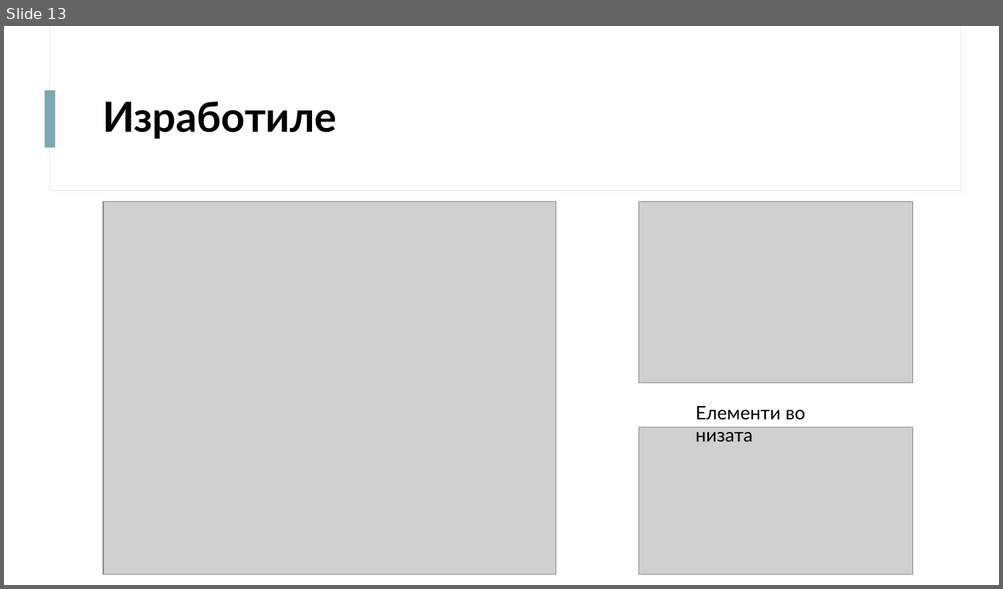
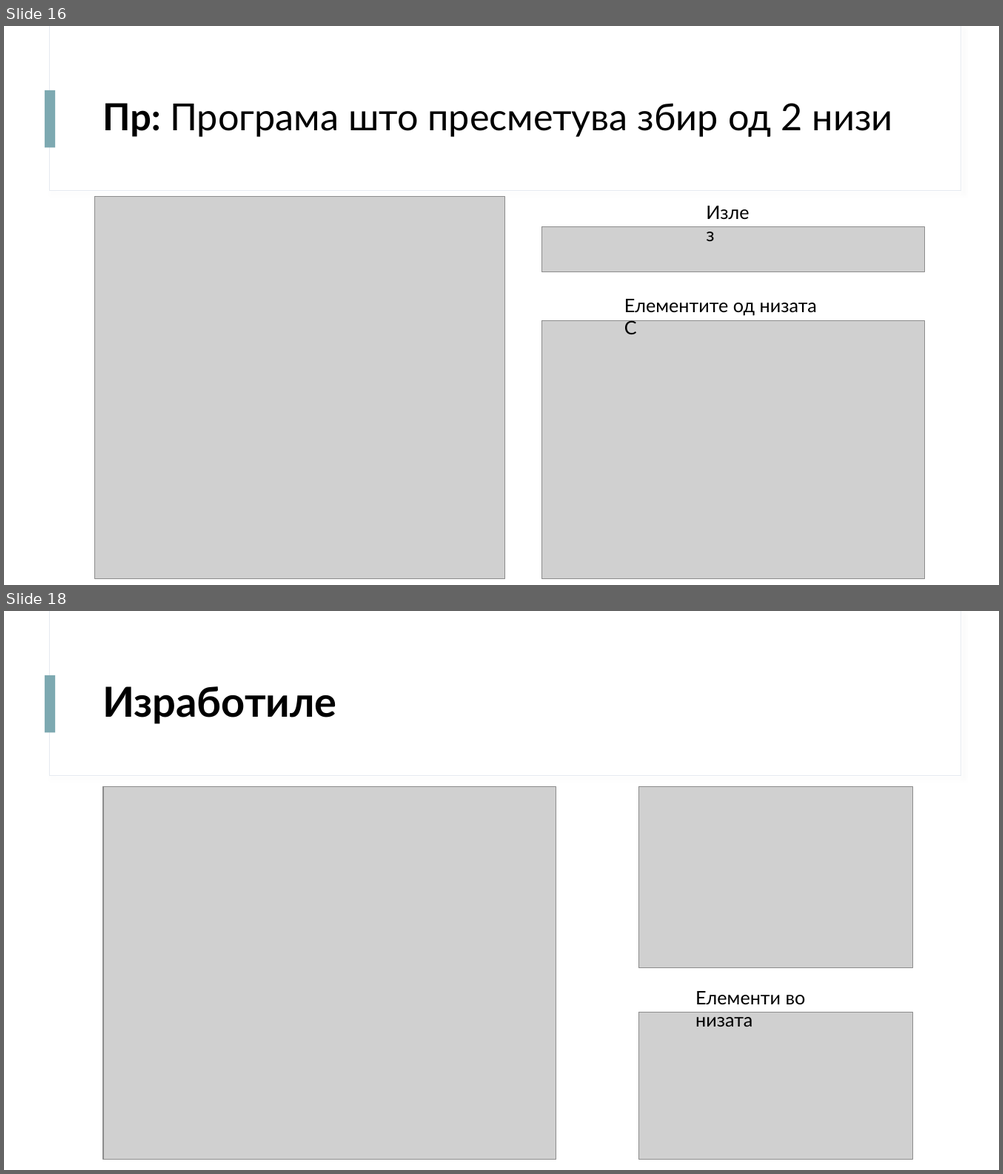
Before and after one commit to davidanastasov/Programski, a slide deck: Nizi/Prezentacija/Nizi.pptx. Shown one above the other, each under a label of ours: slide 13 before the commit, slides 16 and 18 after it; the slides between them are not shown. The pictures are 1003x589 and 1003x1174 pixels, drawn with LibreOffice and Linux fonts; fonts in the diff are those of the drawing; grey boxes stand for pictures. Boxes give left, top, right and bottom in pixels: in the first picture for what was removed or moved away, otherwise in the second. Text is boxed around its words. In the diff, an @@ line names an element or a change of style, - is before the commit and + after.

```diff
--- a/Nizi/Prezentacija/Nizi.pptx
+++ b/Nizi/Prezentacija/Nizi.pptx
@@ slide 16 added at <box>4,26,999,585</box>, background #FFFFFF; not listed: 3 template elements that a slide beside it also shows @@
@@ title added at <box>102,103,893,137</box>, 36 pt, text #000000 @@
+Пр: Програма што пресметува збир од 2 низи
@@ picture added at <box>95,197,505,579</box> @@
@@ text added at <box>699,197,760,227</box>, 18 pt, text #000000 @@
+Излез
@@ picture added at <box>542,227,925,272</box> @@
@@ text added at <box>624,299,817,335</box>, 18 pt, text #000000 @@
+Елементите од низата C
@@ picture added at <box>542,321,925,580</box> @@
@@ what was slide 13 is now slide 18 @@
```
Also in this commit, not shown: 5 slides changed, 6 other slides added, 2 slides removed, 5 other files.
